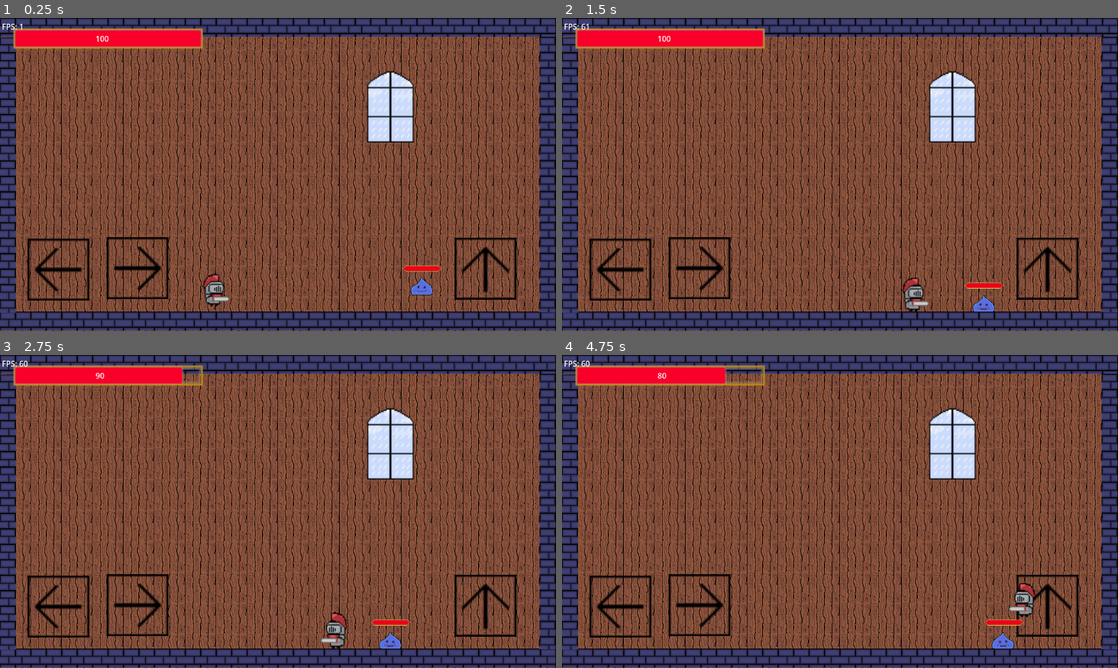
Above: before the commit, frames 1-4 (two rows, left to right).
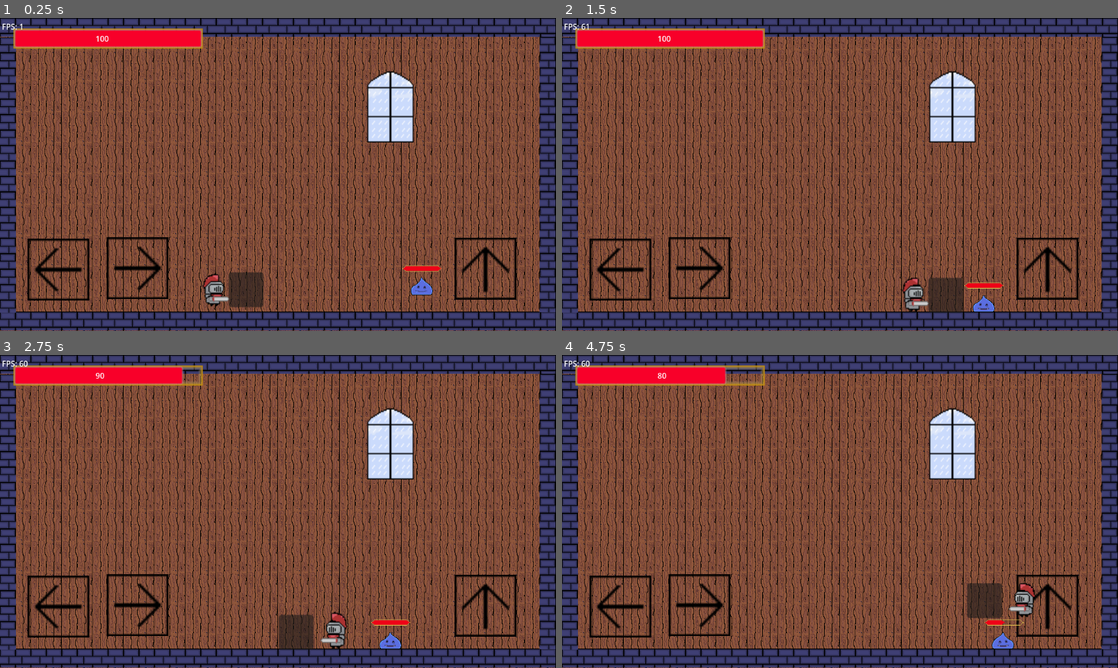
Above: after the commit, the same moments.

Repository: Harvar3105/PixelKnight
Game: Godot game, scene res://Scenes/world.tscn
Same seed, same stepped clock (60 frames per second), same inputs: the game is played once before the commit and once after it. This scene is started directly instead of the project's main scene.
Inputs:
- Up to frame 1 (0.25 s): no input
- Up to frame 2 (1.5 s): tap Enter (ui_accept) at 0.5, 0.77 s; hold C (ui_hit, bound only after the commit) 0.53-1.28 s; hold Right (ui_right) from 0.53 s (still down); tap C (ui_hit, bound only after the commit) at 1.35 s
- Up to frame 3 (2.75 s): tap Enter (ui_accept) at 1.52 s; release Right (ui_right) at 2.03 s; hold Left (ui_left) from 2.03 s (still down); hold C (ui_hit, bound only after the commit) from 2.03 s (still down)
- Up to frame 4 (4.75 s): release Left (ui_left) at 2.78 s; release C (ui_hit, bound only after the commit) at 2.78 s; hold Right (ui_right) 2.78-4.28 s; tap C (ui_hit, bound only after the commit) at 2.85, 4.35 s; tap Enter (ui_accept) at 3.02, 3.77, 4.52 s; hold C (ui_hit, bound only after the commit) 3.53-4.28 s; hold Left (ui_left) from 4.28 s (still down)

The runs differ from the first frame. In frame 1, 0.6% of the frame differs, in the area x 41-48%, y 81-93%; in frame 2, 0.6%; in frame 3, 0.6%; in frame 4, 0.7%, in the area x 72-83%, y 72-87%.

Commit message:
Player DMG model created
Player DMG model created

Diff:
--- a/Scenes/Player.tscn
+++ b/Scenes/Player.tscn
@@ -2,6 +2,7 @@
 
 [ext_resource type="Texture2D" uid="uid://dpblrhr2xi88j" path="res://Characters/PixelKnight1-Sheet.png" id="1_3v2b4"]
 [ext_resource type="Script" path="res://Scripts/main_ch.gd" id="1_t5n47"]
+[ext_resource type="Script" path="res://Scripts/AlertDMGPlayer.gd" id="3_qfb7g"]
 
 [sub_resource type="RectangleShape2D" id="RectangleShape2D_04hi0"]
 size = Vector2(28, 36)
@@ -57,11 +58,8 @@
 "RESET": SubResource("Animation_ia45a")
 }
 
-[sub_resource type="SegmentShape2D" id="SegmentShape2D_da8ml"]
-b = Vector2(40, 0)
-
-[sub_resource type="SegmentShape2D" id="SegmentShape2D_4fr4g"]
-b = Vector2(-40, 0)
+[sub_resource type="RectangleShape2D" id="RectangleShape2D_wkxka"]
+size = Vector2(36, 36)
 
 [node name="Player" type="CharacterBody2D"]
 collision_layer = 2
@@ -81,15 +79,18 @@
 "": SubResource("AnimationLibrary_s4tha")
 }
 
-[node name="HitRight" type="Area2D" parent="."]
+[node name="AlertDMG" type="Area2D" parent="."]
+script = ExtResource("3_qfb7g")
 
-[node name="CollisionShape2D" type="CollisionShape2D" parent="HitRight"]
-shape = SubResource("SegmentShape2D_da8ml")
+[node name="AreaDMG" type="CollisionShape2D" parent="AlertDMG"]
+position = Vector2(32, 0)
+shape = SubResource("RectangleShape2D_wkxka")
 
-[node name="HitLeft" type="Area2D" parent="."]
+[node name="Panel" type="Panel" parent="AlertDMG/AreaDMG"]
+offset_left = -18.0
+offset_top = -18.0
+offset_right = 18.0
+offset_bottom = 18.0
 
-[node name="CollisionShape2D" type="CollisionShape2D" parent="HitLeft"]
-shape = SubResource("SegmentShape2D_4fr4g")
-
-[connection signal="body_entered" from="HitRight" to="." method="_on_hit_right_body_entered"]
-[connection signal="body_entered" from="HitLeft" to="." method="_on_hit_left_body_entered"]
+[connection signal="body_entered" from="AlertDMG" to="AlertDMG" method="_on_body_entered"]
+[connection signal="body_exited" from="AlertDMG" to="AlertDMG" method="_on_body_exited"]
--- a/Scenes/world.tscn
+++ b/Scenes/world.tscn
@@ -124,6 +124,10 @@
 shape = SubResource("RectangleShape2D_t0uok")
 action = "ui_accept"
 
+[node name="Hit" type="TouchScreenButton" parent="Control"]
+position = Vector2(199, 375)
+action = "ui_hit"
+
 [node name="HealthBar" type="ProgressBar" parent="Control"]
 layout_mode = 0
 offset_left = 29.0
--- /dev/null
+++ b/Scripts/AlertDMGPlayer.gd
@@ -0,0 +1,22 @@
+extends Area2D
+
+@onready var damage = get_parent().get_dmg()
+var targetEntity = null
+
+var canHit = true
+
+func _input(event):
+	if event.is_action_pressed("ui_hit") && targetEntity != null && canHit:
+		targetEntity.recieve_dmg(damage)
+		canHit = false
+		await get_tree().create_timer(0.5).timeout
+		canHit = true
+
+func _on_body_entered(body):
+	if body.name == "BlueSlime":
+		targetEntity = body
+
+
+func _on_body_exited(body):
+	if body.name == "BlueSlime":
+		targetEntity = null
--- a/Scripts/main_ch.gd
+++ b/Scripts/main_ch.gd
@@ -3,14 +3,14 @@
 
 const SPEED = 300.0
 const JUMP_VELOCITY = -400.0
+const DMG = 5
 var health = 100
-var hitRight = true
 
 
-# Get the gravity from the project settings to be synced with RigidBody nodes.
 var gravity = ProjectSettings.get_setting("physics/2d/default_gravity")
 
 @onready var idleAnim = get_node("CollisionShape2D/Idle")
+@onready var dmgArea = get_node("AlertDMG/AreaDMG")
 
 func _physics_process(delta):
 	idleAnim.play("Idle")
@@ -28,11 +28,12 @@
 
 	if direction == -1:
 		get_node("CollisionShape2D/Sprite2D").flip_h = true
-		hitRight = true
+		dmgArea.position.x = -32
 
 	elif direction == 1:
 		get_node("CollisionShape2D/Sprite2D").flip_h = false
-		hitRight = false
+		dmgArea.position.x = 32
+
 
 	die()
 
@@ -40,15 +41,11 @@
 
 
 
-func _on_hit_right_body_entered(body):
-	pass
-
-
-func _on_hit_left_body_entered(body):
-	pass
-
 func get_health():
 	return health
+
+func get_dmg():
+	return DMG
 
 func die():
 	if (health <= 0):
--- a/project.godot
+++ b/project.godot
@@ -19,6 +19,14 @@
 
 window/stretch/mode="viewport"
 
+[input]
+
+ui_hit={
+"deadzone": 0.5,
+"events": [Object(InputEventKey,"resource_local_to_scene":false,"resource_name":"","device":0,"window_id":0,"alt_pressed":false,"shift_pressed":false,"ctrl_pressed":false,"meta_pressed":false,"pressed":false,"keycode":0,"physical_keycode":67,"key_label":0,"unicode":0,"echo":false,"script":null)
+]
+}
+
 [input_devices]
 
 pointing/emulate_touch_from_mouse=true
